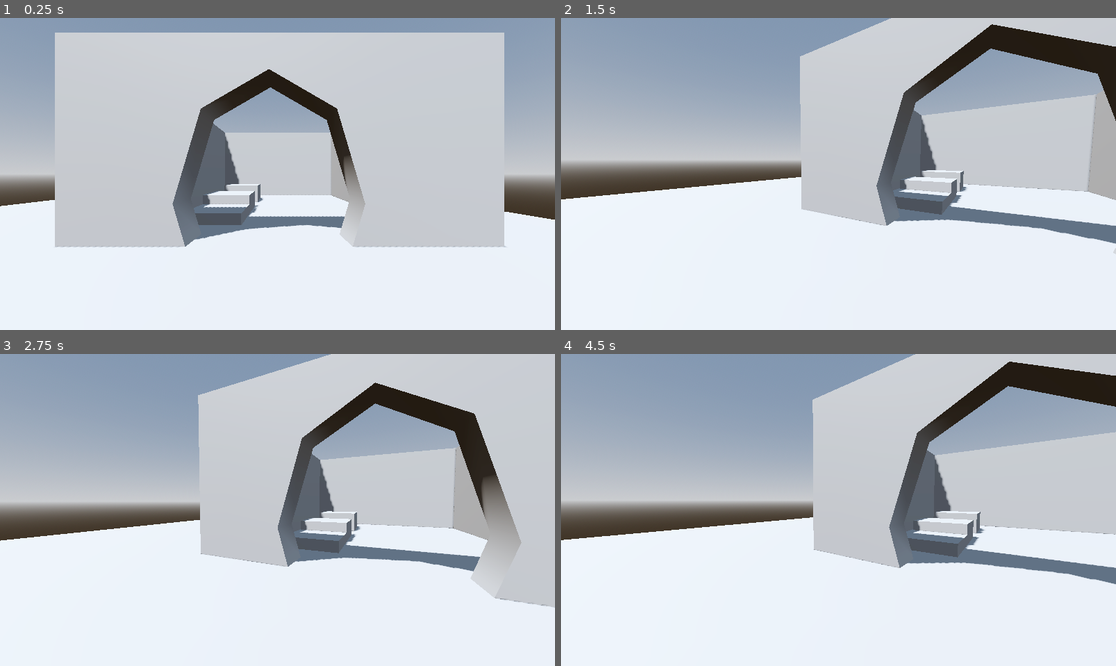
Above: before the commit, frames 1-4 (two rows, left to right).
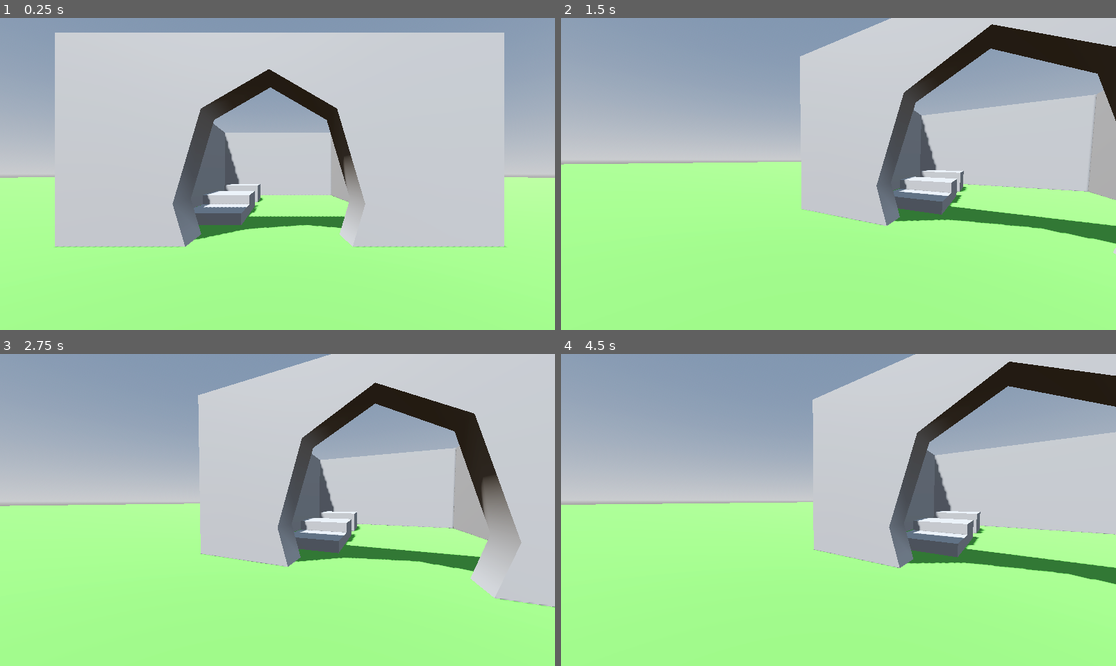
Above: after the commit, the same moments.

Repository: VyacheslavKuchumov/godot-test-game
Game: Godot game, scene res://main.tscn
Two runs of this game, one before a commit and one after it. Both use one fixed random seed, a clock stepped at 60 frames per second and the inputs below.
Inputs (mouse positions are in pixels of both pictures, inside the frame that each line leads up to):
- Up to frame 1 (0.25 s): no input
- Up to frame 2 (1.5 s): tap Enter (ui_accept) at 0.5, 0.77, 1.25 s; move the mouse to (960, 158) at 0.52 s; hold Right (ui_right) 0.53-1.28 s; tap Alt (freefly) at 0.6 s; click (960, 158) at 0.67 s; move the mouse to (810, 174) at 1.27 s; hold Up (ui_up) from 1.28 s (still down); tap Shift (sprint) at 1.35 s
- Up to frame 3 (2.75 s): keep holding Up (ui_up); tap Enter (ui_accept) at 1.52, 2 s; move the mouse to (288, 503) at 2.02 s; tap Alt (freefly) at 2.1 s
- Up to frame 4 (4.5 s): keep holding Up (ui_up); tap Enter (ui_accept) at 2.75, 3.02, 3.5, 3.77, 4.25 s; move the mouse to (832, 516) at 2.77 s; tap Shift (sprint) at 2.85, 4.35 s; click (832, 516) at 2.92 s; move the mouse to (877, 513) at 3.52 s; tap Alt (freefly) at 3.6 s; move the mouse to (794, 506) at 4.27 s

The runs differ from the first frame. In frame 1, 34% of the frame differs, in the area x 0-100%, y 51-100%; in frame 2, 46%, in the area x 0-100%, y 46-100%; in frame 3, 41%; in frame 4, 45%.

Commit message:
change the ground color

Diff:
--- a/main.tscn
+++ b/main.tscn
@@ -14,6 +14,9 @@
 sky = SubResource("Sky_ig7tw")
 tonemap_mode = 2
 glow_enabled = true
+
+[sub_resource type="StandardMaterial3D" id="StandardMaterial3D_ig7tw"]
+albedo_color = Color(0.3226359, 0.6112678, 0.23255256, 1)
 
 [node name="Main" type="Node3D"]
 
@@ -64,6 +67,8 @@
 [node name="Ground" type="CSGBox3D" parent="."]
 transform = Transform3D(25, 0, 0, 0, 0.99999994, 0, 0, 0, 25, 0, 0, 0)
 use_collision = true
+size = Vector3(10, 1, 10)
+material = SubResource("StandardMaterial3D_ig7tw")
 
 [node name="Player" parent="." instance=ExtResource("1_ig7tw")]
 transform = Transform3D(-1, 0, 5.323755e-05, 0, 1, 0, -5.323755e-05, 0, -1, -2.2, 0.8, -8.1)
Not shown: 1 places in main.tscn that only renumber resources
